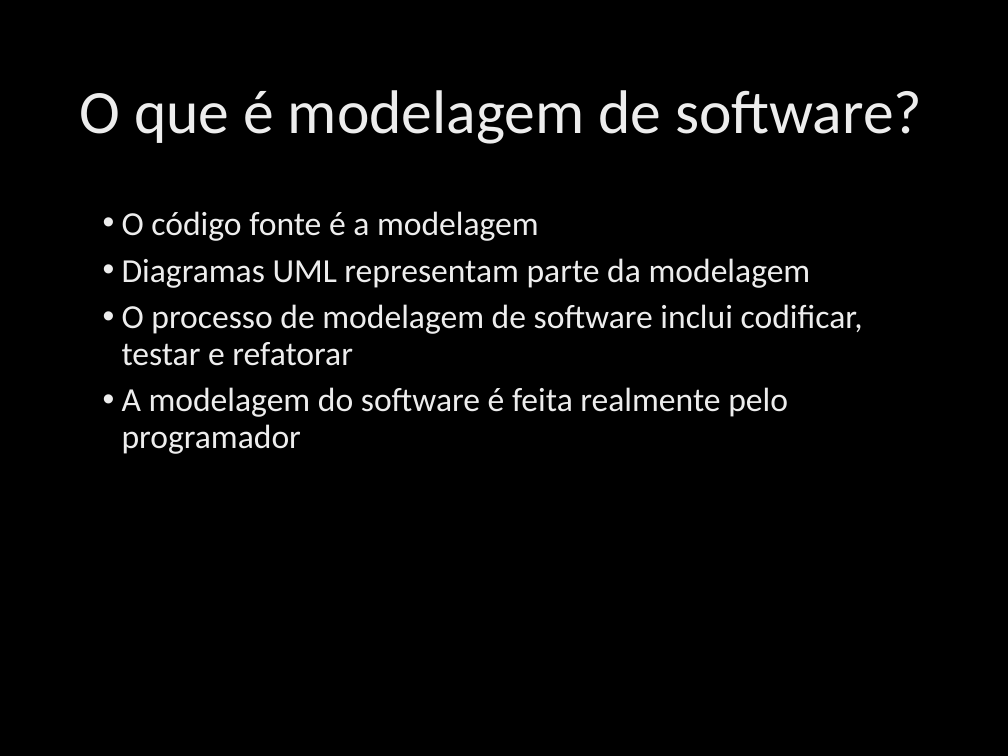
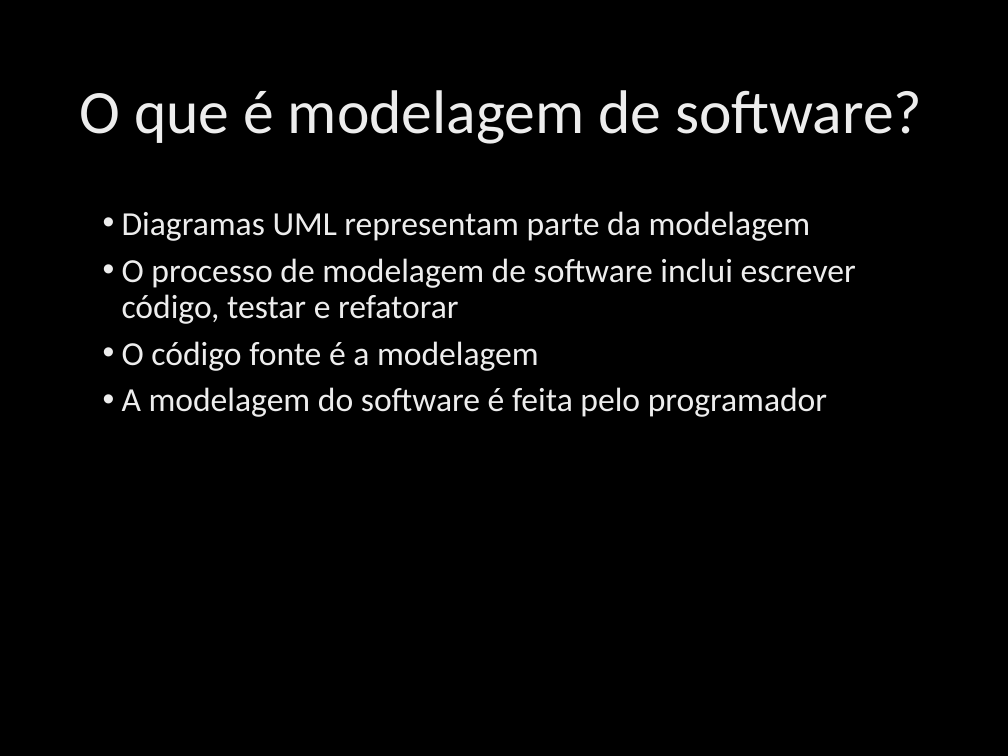
Before and after one commit to ivanpaulovich/event-sourcing-jambo, a slide deck: slide 5 of docs/Princípios SOLID de OO usando .NET.pptx (slide 4 before the commit). Drawn at 1008x756 pixels with LibreOffice and Linux fonts; fonts in the diff are those of the drawing; background and template pictures are left out. Boxes give left, top, right and bottom in pixels: in the first picture for what was removed or moved away, otherwise in the second. Text is boxed around its words. In the diff, an @@ line names an element or a change of style, - is before the commit and + after.

```diff
--- a/docs/Princípios SOLID de OO usando .NET.pptx
+++ b/docs/Princípios SOLID de OO usando .NET.pptx
@@ text at (122, 211, 856, 324): paragraphs added @@
+• Diagramas UML representam parte da modelagem
+• O processo de modelagem de software inclui escrever código, testar e refatorar
@@ text at (122, 387, 827, 417): text changed @@
-• Diagramas UML representam parte da modelagem
-• O processo de modelagem de software inclui codificar, testar e refatorar
-• A modelagem do software é feita realmente pelo programador
+• A modelagem do software é feita pelo programador
```
Also in this commit, not shown: 17 other slides changed, 6 slides added, 1 other file.
